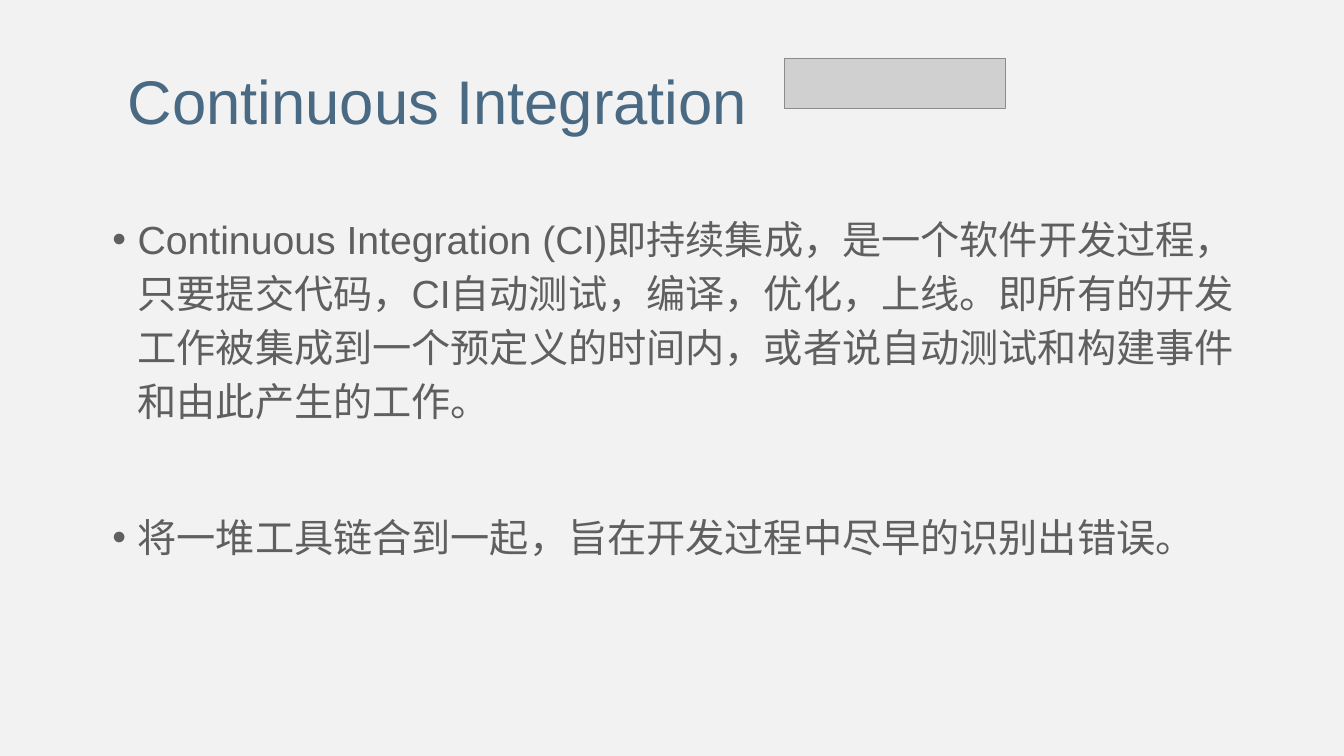
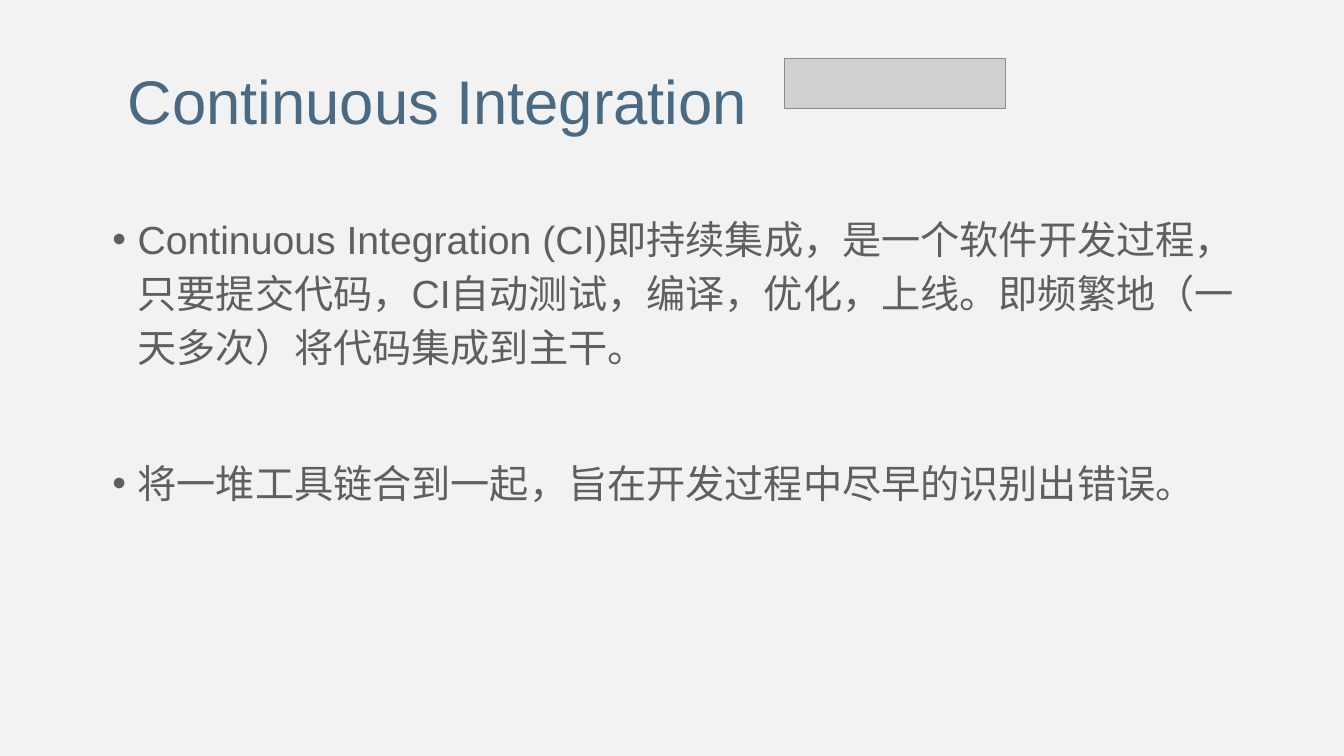
Before and after one commit to lulin1/Code-Repository-Badges, a slide deck: slide 11 of Code Repository Badges.pptx. Drawn at 1344x756 pixels with LibreOffice and Linux fonts; fonts in the diff are those of the drawing; grey boxes stand for pictures. Boxes give left, top, right and bottom in pixels: in the first picture for what was removed or moved away, otherwise in the second. Text is boxed around its words. In the diff, an @@ line names an element or a change of style, - is before the commit and + after.

```diff
--- a/Code Repository Badges.pptx
+++ b/Code Repository Badges.pptx
@@ text at (138,223,1234,366): text changed @@
-• Continuous Integration (CI)即持续集成，是一个软件开发过程，只要提交代码，CI自动测试，编译，优化，上线。即所有的开发工作被集成到一个预定义的时间内，或者说自动测试和构建事件和由此产生的工作。
+• Continuous Integration (CI)即持续集成，是一个软件开发过程，只要提交代码，CI自动测试，编译，优化，上线。即频繁地（一天多次）将代码集成到主干。
```
Also in this commit, not shown: 1 other slide changed, 27 slides added.
